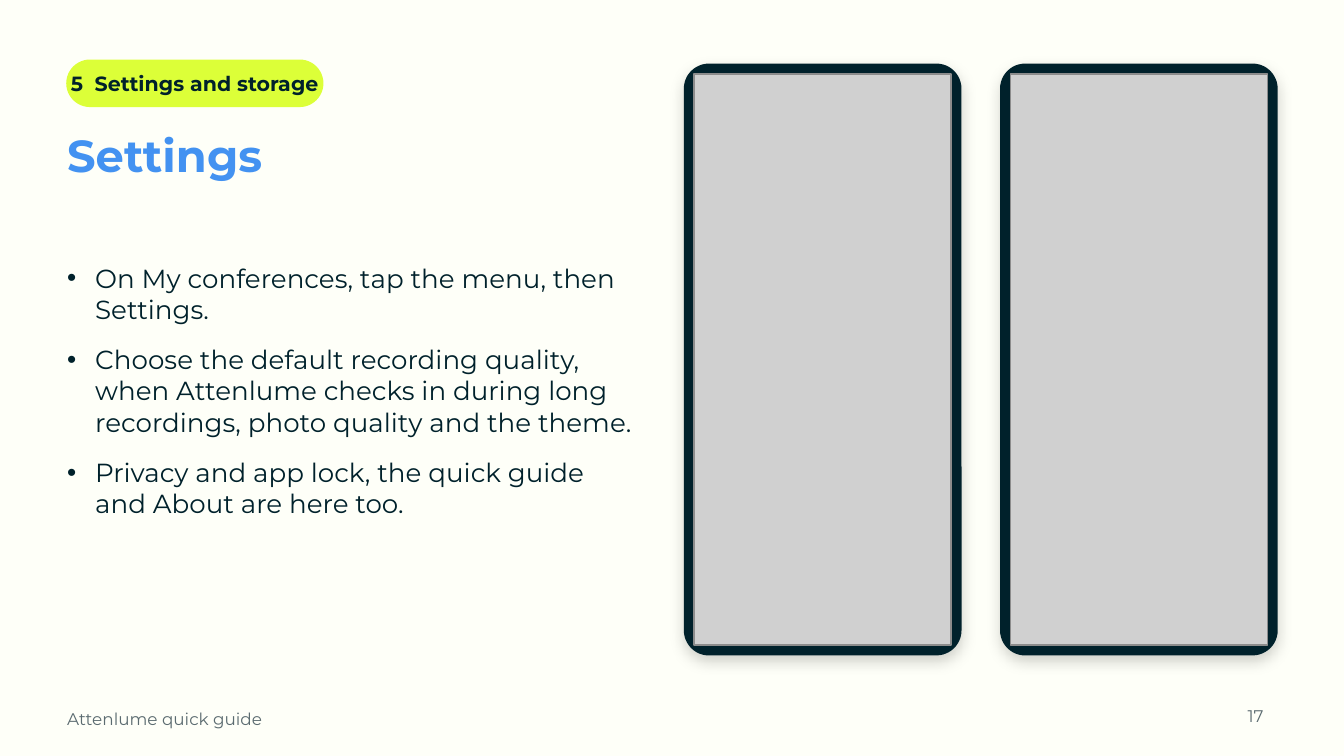
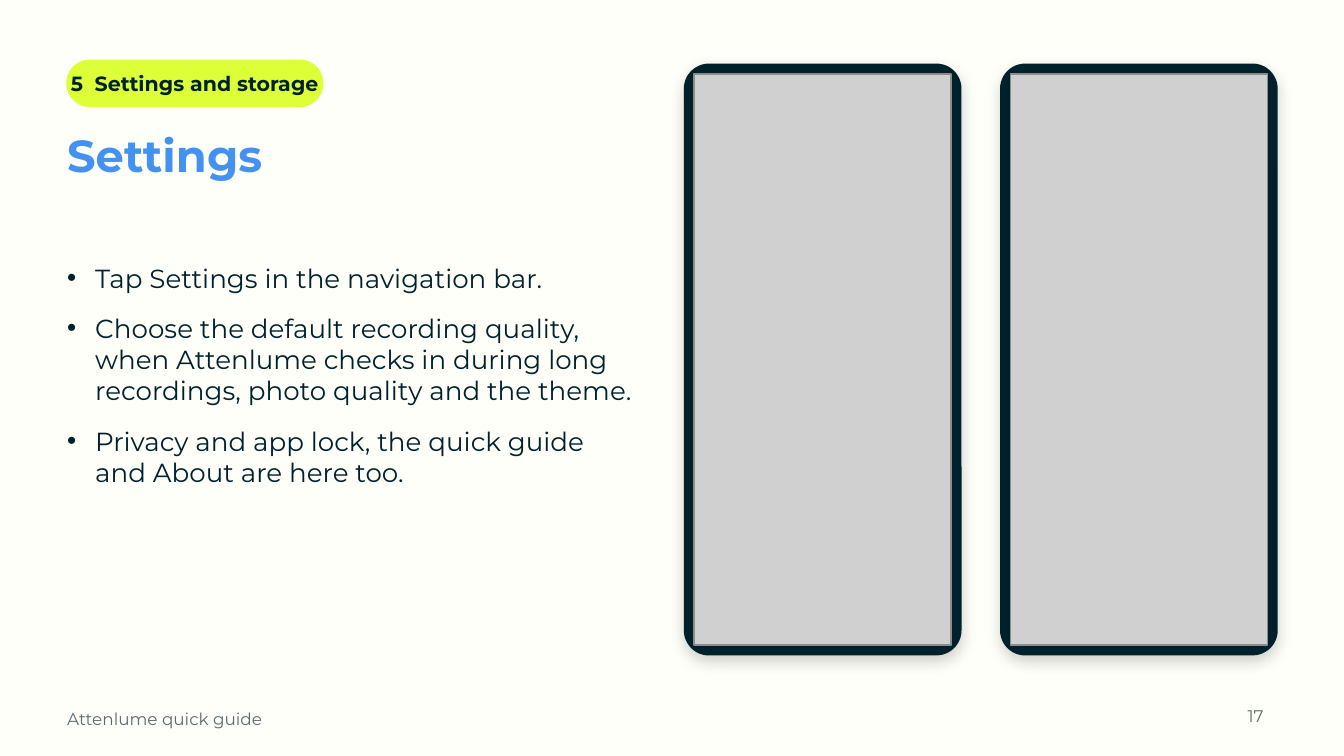
Before and after one commit to SamsonOluwaseun/attenlume, a slide deck: slide 17 of docs/user-guide/Attenlume-Quick-Guide.pptx. Drawn at 1344x756 pixels with LibreOffice and Linux fonts; fonts in the diff are those of the drawing; grey boxes stand for pictures; background and template pictures are left out. Boxes give left, top, right and bottom in pixels: in the first picture for what was removed or moved away, otherwise in the second. Text is boxed around its words. In the diff, an @@ line names an element or a change of style, - is before the commit and + after.

Commit message:
docs(guide): refresh verified navigation and review screenshots [FR-UI-09, P1-47]

```diff
--- a/docs/user-guide/Attenlume-Quick-Guide.pptx
+++ b/docs/user-guide/Attenlume-Quick-Guide.pptx
@@ text at [95, 268, 542, 294]: text changed @@
-• On My conferences, tap the menu, then Settings.
+• Tap Settings in the navigation bar.
```
Also in this commit, not shown: 5 other slides changed, 4 other files.
